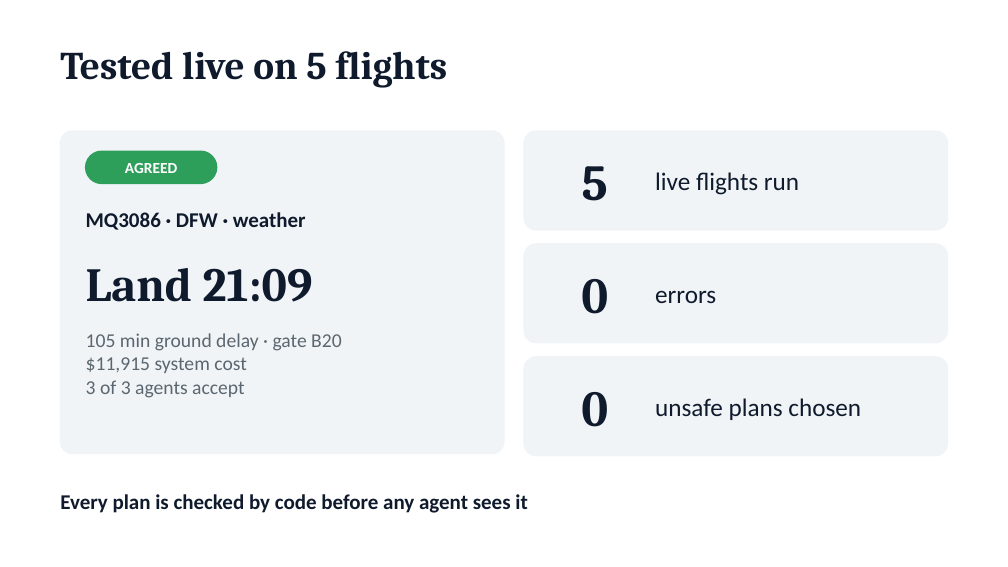
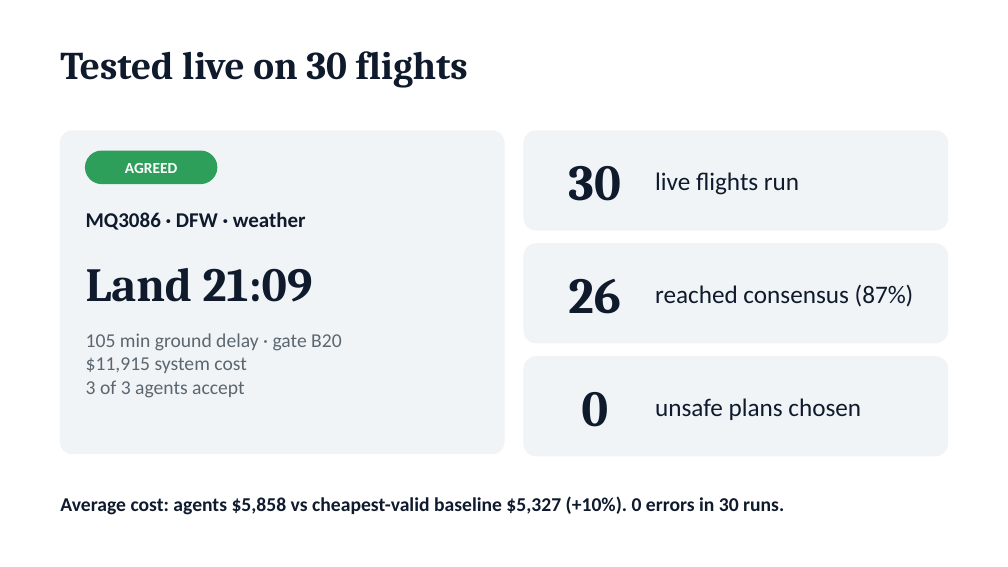
Before and after one commit to vishnuroxx/AnthropicHackathonWinner, a slide deck: slide 11 of pitch.pptx. Drawn at 1008x567 pixels with LibreOffice and Linux fonts; fonts in the diff are those of the drawing. Boxes give left, top, right and bottom in pixels: in the first picture for what was removed or moved away, otherwise in the second. Text is boxed around its words. In the diff, an @@ line names an element or a change of style, - is before the commit and + after.

```diff
--- a/pitch.pptx
+++ b/pitch.pptx
@@ text at (x1=60, y1=51, x2=468, y2=88): text changed @@
-Tested live on 5 flights
+Tested live on 30 flights
@@ text at (x1=568, y1=166, x2=620, y2=201): text changed @@
-5
+30
@@ text at (x1=568, y1=279, x2=621, y2=314): text changed @@
-0
+26
@@ text at (x1=655, y1=285, x2=914, y2=307): text changed @@
-errors
+reached consensus (87%)
@@ text at (x1=60, y1=496, x2=784, y2=515): text changed; size 15 to 14 pt @@
-Every plan is checked by code before any agent sees it
+Average cost: agents $5,858 vs cheapest-valid baseline $5,327 (+10%). 0 errors in 30 runs.
```
Also in this commit, not shown: 3 other slides changed, 3 other files.
